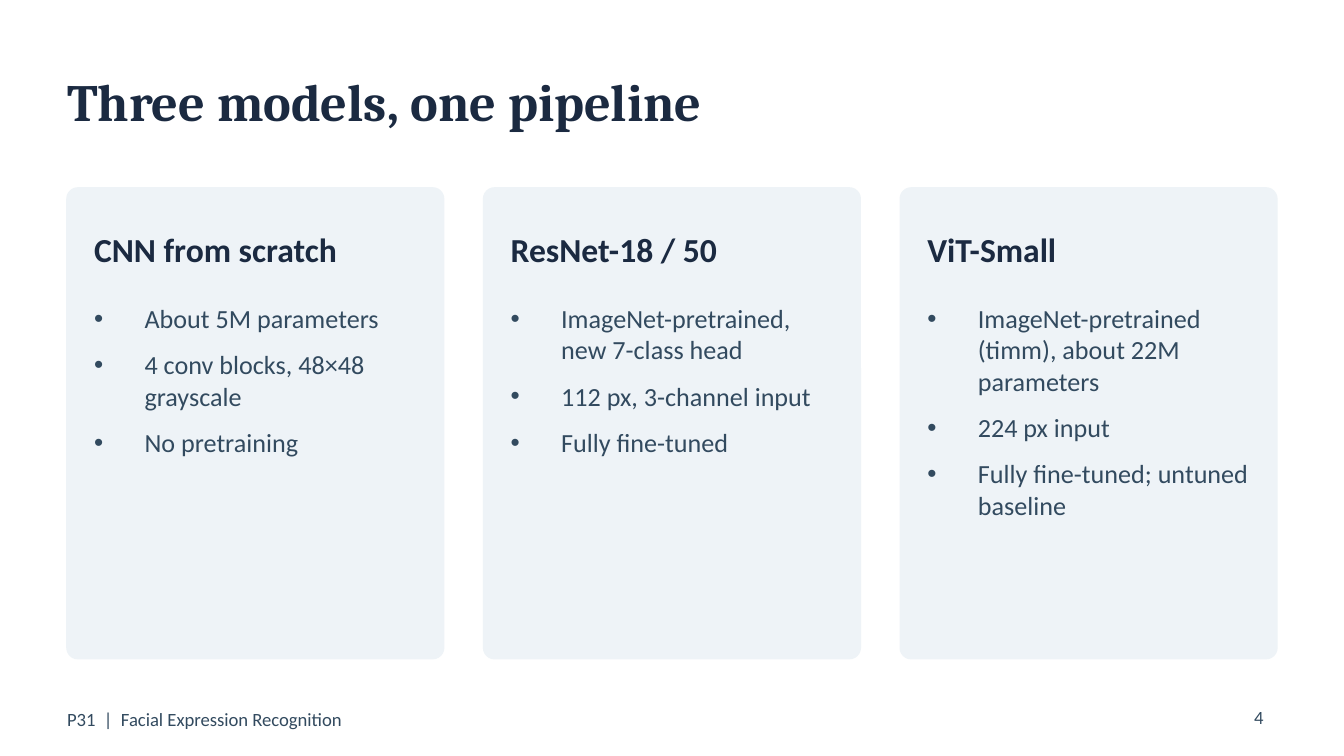
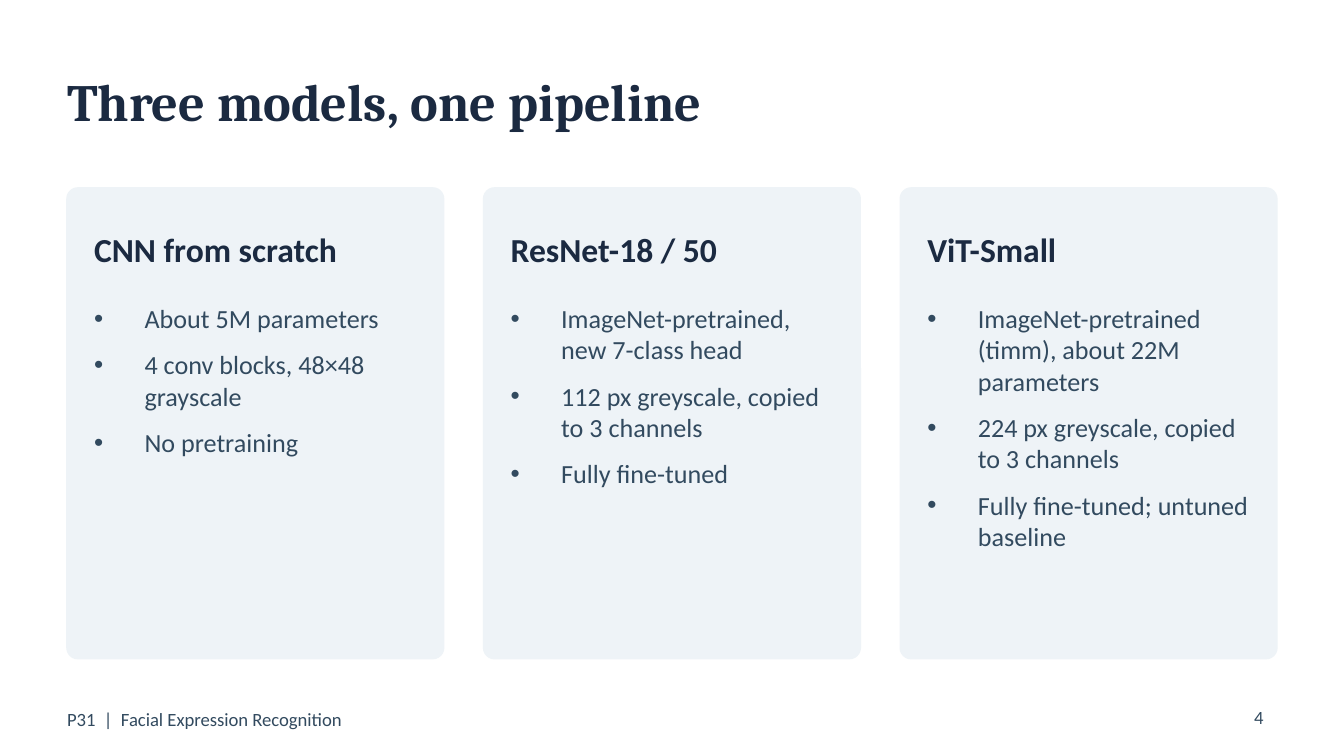
Before and after one commit to Neeraj-NP/P31-facial-expression-recognition, a slide deck: slide 4 of report/slides.pptx. Drawn at 1344x756 pixels with LibreOffice and Linux fonts; fonts in the diff are those of the drawing. Boxes give left, top, right and bottom in pixels: in the first picture for what was removed or moved away, otherwise in the second. Text is boxed around its words. In the diff, an @@ line names an element or a change of style, - is before the commit and + after.

Commit message:
Method and slides: models see greyscale only (review on #28)
src/datasets.py converts every image to greyscale before resizing; ResNet
and ViT get the grey image replicated to 3 channels. method.md and slides
4-5 no longer suggest colour input or colour jitter.

```diff
--- a/report/slides.pptx
+++ b/report/slides.pptx
@@ text at bbox=[561, 388, 819, 437]: text changed @@
-• 112 px, 3-channel input
+• 112 px greyscale, copied to 3 channels
@@ text at bbox=[978, 419, 1236, 468]: text changed @@
-• 224 px input
+• 224 px greyscale, copied to 3 channels
```
Also in this commit, not shown: 1 other slide changed, 2 other files.
